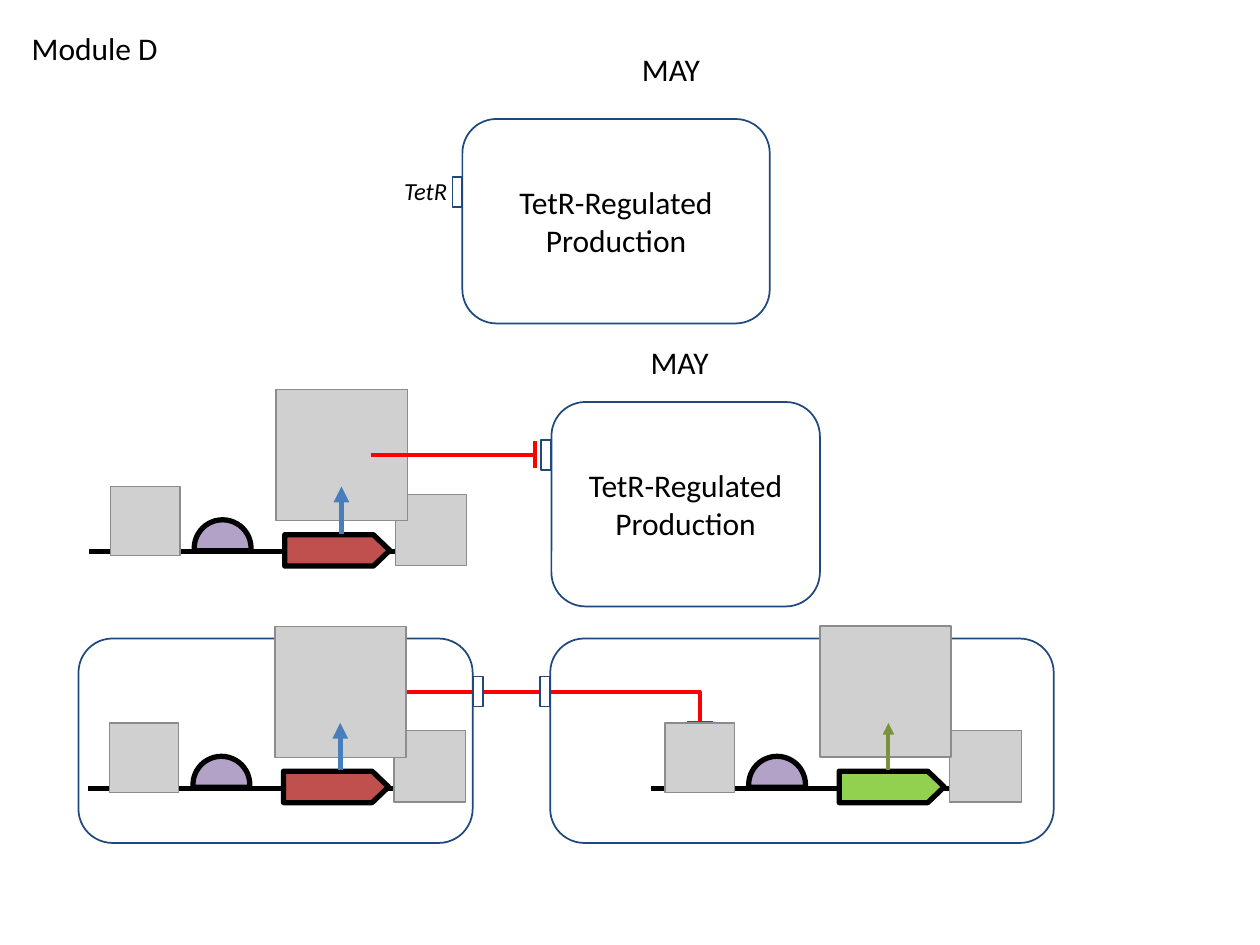
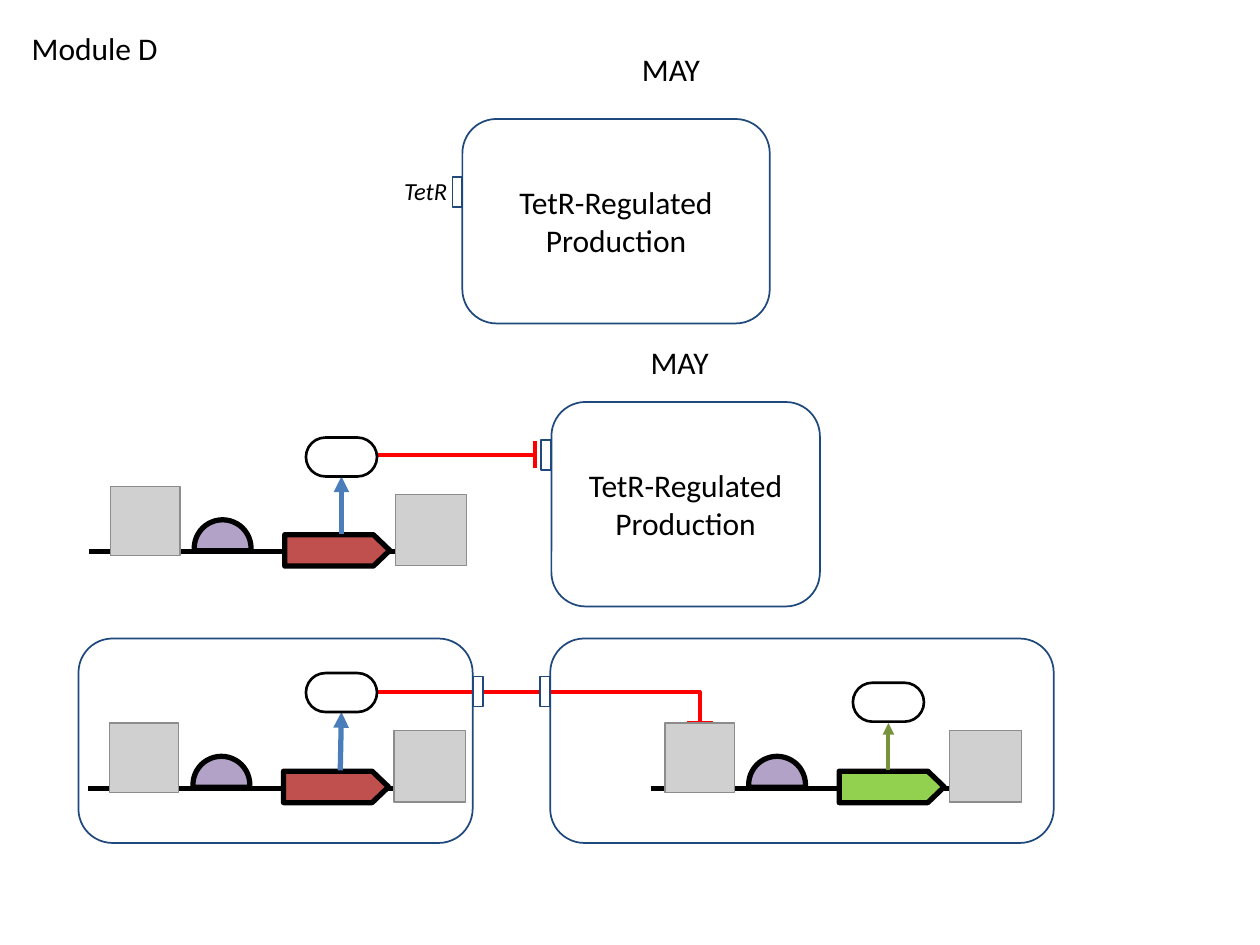
Before and after one commit to SynBioDex/SBOL-visual, a slide deck: slide 6 of specification/imgsrc/modules.pptx. Drawn at 1260x945 pixels with LibreOffice and Linux fonts; fonts in the diff are those of the drawing; grey boxes stand for pictures. Boxes give left, top, right and bottom in pixels: in the first picture for what was removed or moved away, otherwise in the second. Text is boxed around its words. In the diff, an @@ line names an element or a change of style, - is before the commit and + after.

```diff
--- a/specification/imgsrc/modules.pptx
+++ b/specification/imgsrc/modules.pptx
@@ picture removed at [276, 389, 407, 520] @@
@@ rounded rectangle added at [306, 437, 377, 476], fill #FFFFFF, outline #000000 1.5 pt @@
@@ arrow moved from (341, 534) - (341, 486) to (341, 534) - (341, 476) @@
@@ picture removed at [275, 626, 406, 757] @@
@@ picture removed at [820, 626, 951, 757] @@
@@ rounded rectangle added at [306, 673, 377, 712], fill #FFFFFF, outline #000000 1.5 pt @@
@@ rounded rectangle added at [853, 683, 924, 722], fill #FFFFFF, outline #000000 1.5 pt @@
@@ arrow moved from (340, 770) - (340, 723) to (340, 770) - (341, 712) @@
```
Also in this commit, not shown: 5 other slides changed, 18 other files.
